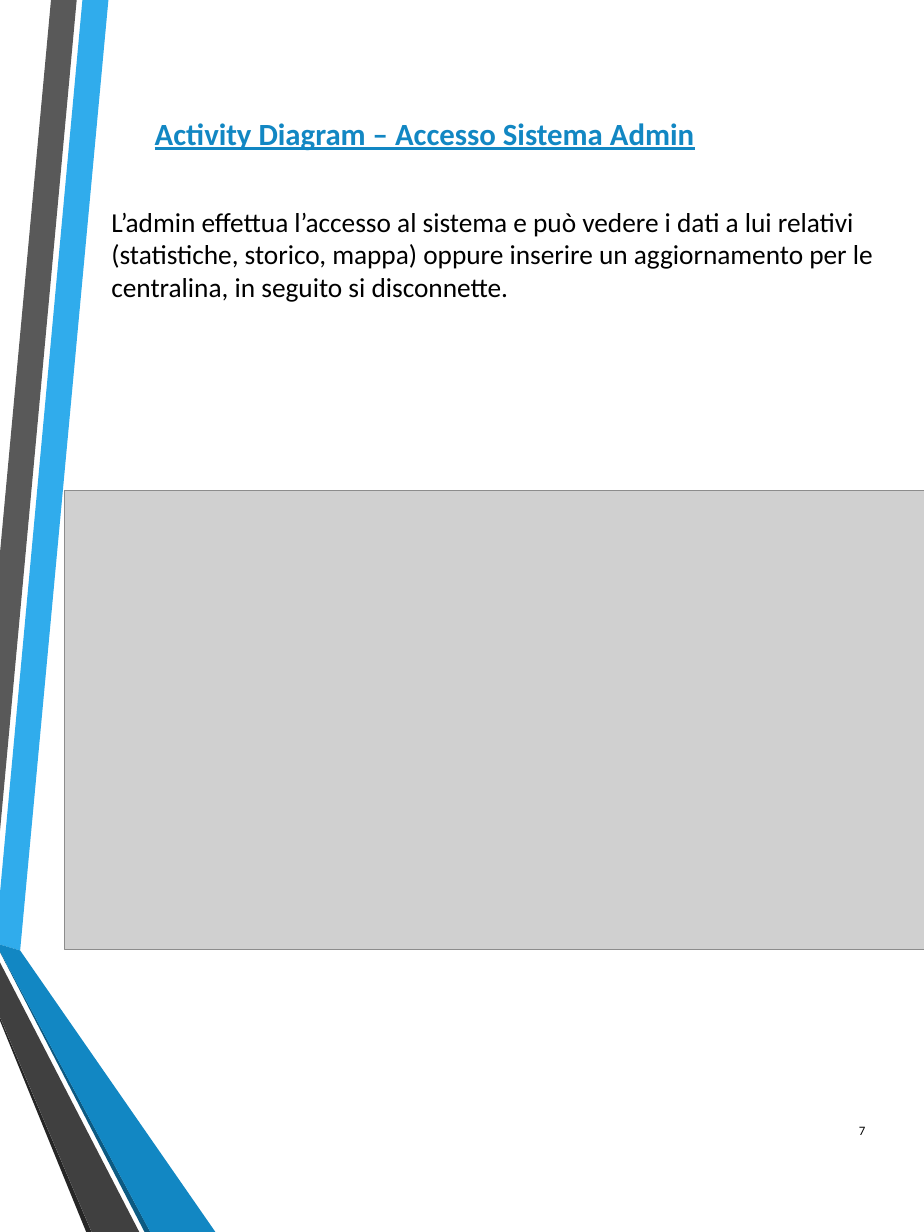
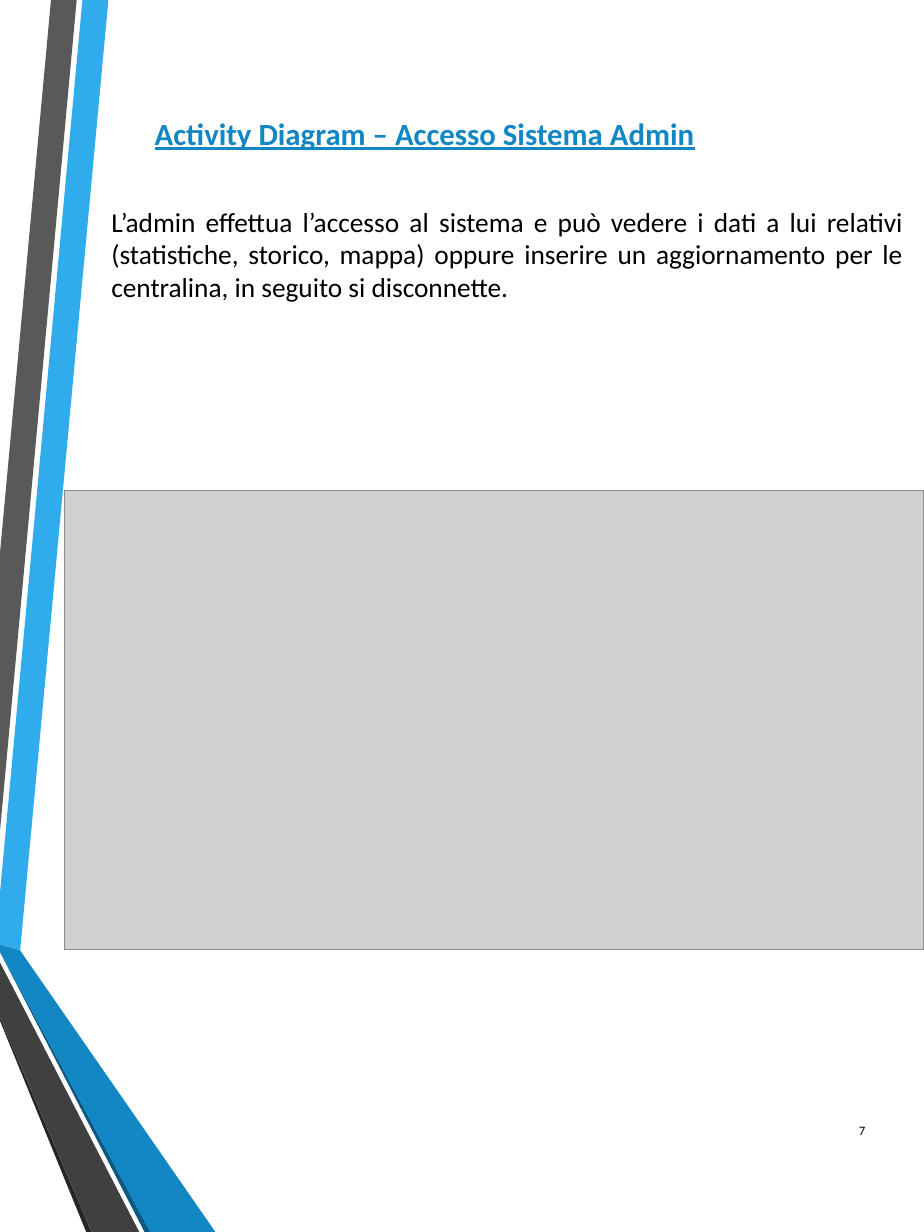
Before and after one commit to federicomegler/traffic-monitor, a slide deck: slide 7 of Design/Traffic_monitor.pptx. Drawn at 924x1232 pixels with LibreOffice and Linux fonts; fonts in the diff are those of the drawing; grey boxes stand for pictures. Boxes give left, top, right and bottom in pixels: in the first picture for what was removed or moved away, otherwise in the second. Text is boxed around its words. In the diff, an @@ line names an element or a change of style, - is before the commit and + after.

```diff
--- a/Design/Traffic_monitor.pptx
+++ b/Design/Traffic_monitor.pptx
@@ text "L’admin effettua l’accesso al sistema ..." at (x1=111, y1=213, x2=903, y2=302): alignment left to justified @@
```
Also in this commit, not shown: 9 other slides changed.
